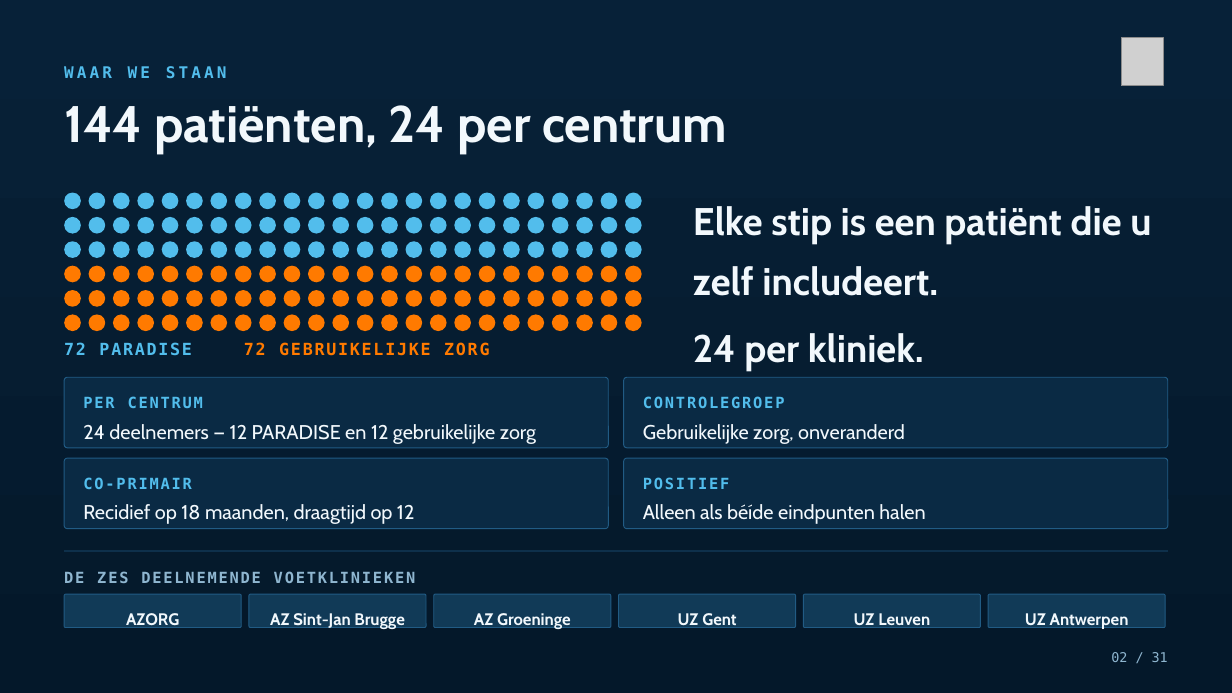
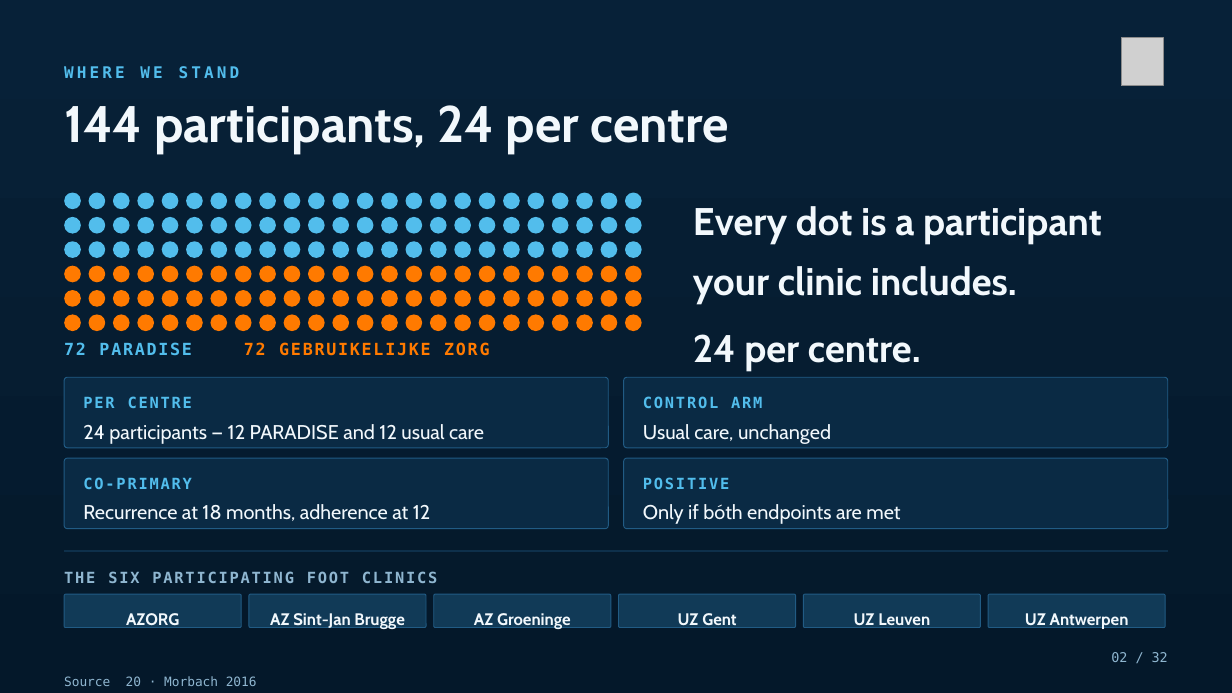
Before and after one commit to Dellfs/paradise-project, a slide deck: slide 2 of PARADISE_presentatie/PARADISE_congres.pptx. Drawn at 1232x693 pixels with LibreOffice and Linux fonts; fonts in the diff are those of the drawing; grey boxes stand for pictures. Boxes give left, top, right and bottom in pixels: in the first picture for what was removed or moved away, otherwise in the second. Text is boxed around its words. In the diff, an @@ line names an element or a change of style, - is before the commit and + after.

```diff
--- a/PARADISE_presentatie/PARADISE_congres.pptx
+++ b/PARADISE_presentatie/PARADISE_congres.pptx
@@ text at (64, 66, 240, 78): text changed @@
-WAAR WE STAAN
+WHERE WE STAND
@@ text at (64, 105, 729, 153): text changed @@
-144 patiënten, 24 per centrum
+144 participants, 24 per centre
@@ text at (693, 206, 1102, 363): text changed @@
-Elke stip is een patiënt die u zelf includeert.
-24 per kliniek.
+Every dot is a participant your clinic includes.
+24 per centre.
@@ text at (83, 396, 192, 408): text changed @@
-PER CENTRUM
+PER CENTRE
@@ text at (643, 396, 762, 408): text changed @@
-CONTROLEGROEP
+CONTROL ARM
@@ text at (83, 424, 484, 444): text changed @@
-24 deelnemers — 12 PARADISE en 12 gebruikelijke zorg
+24 participants — 12 PARADISE and 12 usual care
@@ text at (643, 424, 831, 444): text changed @@
-Gebruikelijke zorg, onveranderd
+Usual care, unchanged
@@ text at (83, 477, 192, 489): text changed @@
-CO-PRIMAIR
+CO-PRIMARY
@@ text at (643, 477, 729, 489): text changed @@
-POSITIEF
+POSITIVE
@@ text at (83, 504, 430, 521): text changed @@
-Recidief op 18 maanden, draagtijd op 12
+Recurrence at 18 months, adherence at 12
@@ text at (643, 504, 900, 524): text changed @@
-Alleen als béíde eindpunten halen
+Only if bóth endpoints are met
@@ text at (64, 571, 437, 583): text changed @@
-DE ZES DEELNEMENDE VOETKLINIEKEN
+THE SIX PARTICIPATING FOOT CLINICS
@@ text at (1111, 652, 1168, 662): text changed @@
-02 / 31
+02 / 32
@@ text added at (64, 676, 257, 686), 10 pt, text #8FB6D0 @@
+Source 20 · Morbach 2016
```
Also in this commit, not shown: 10 other slides changed, 21 slides added, 20 slides removed, 11 other files.
